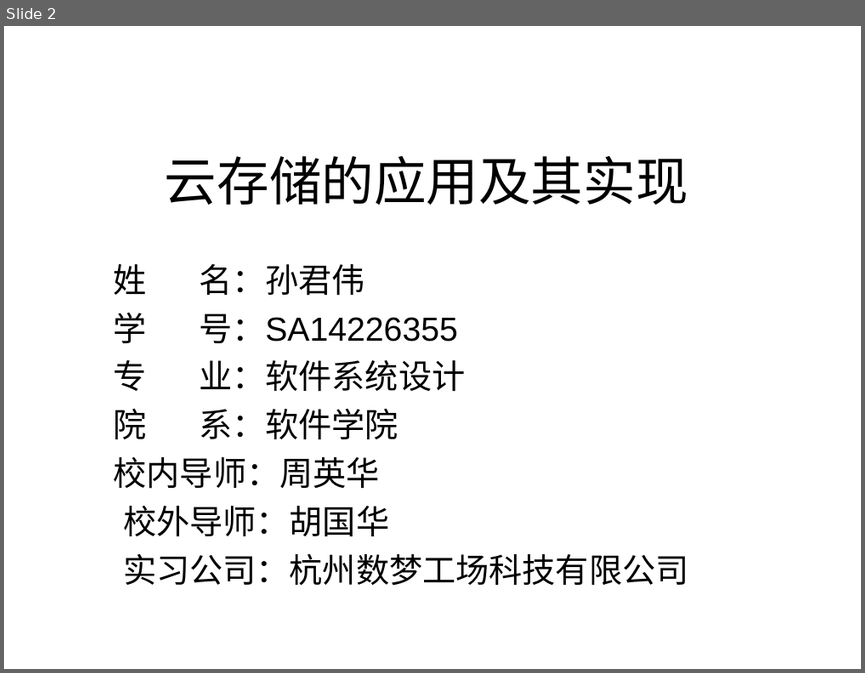
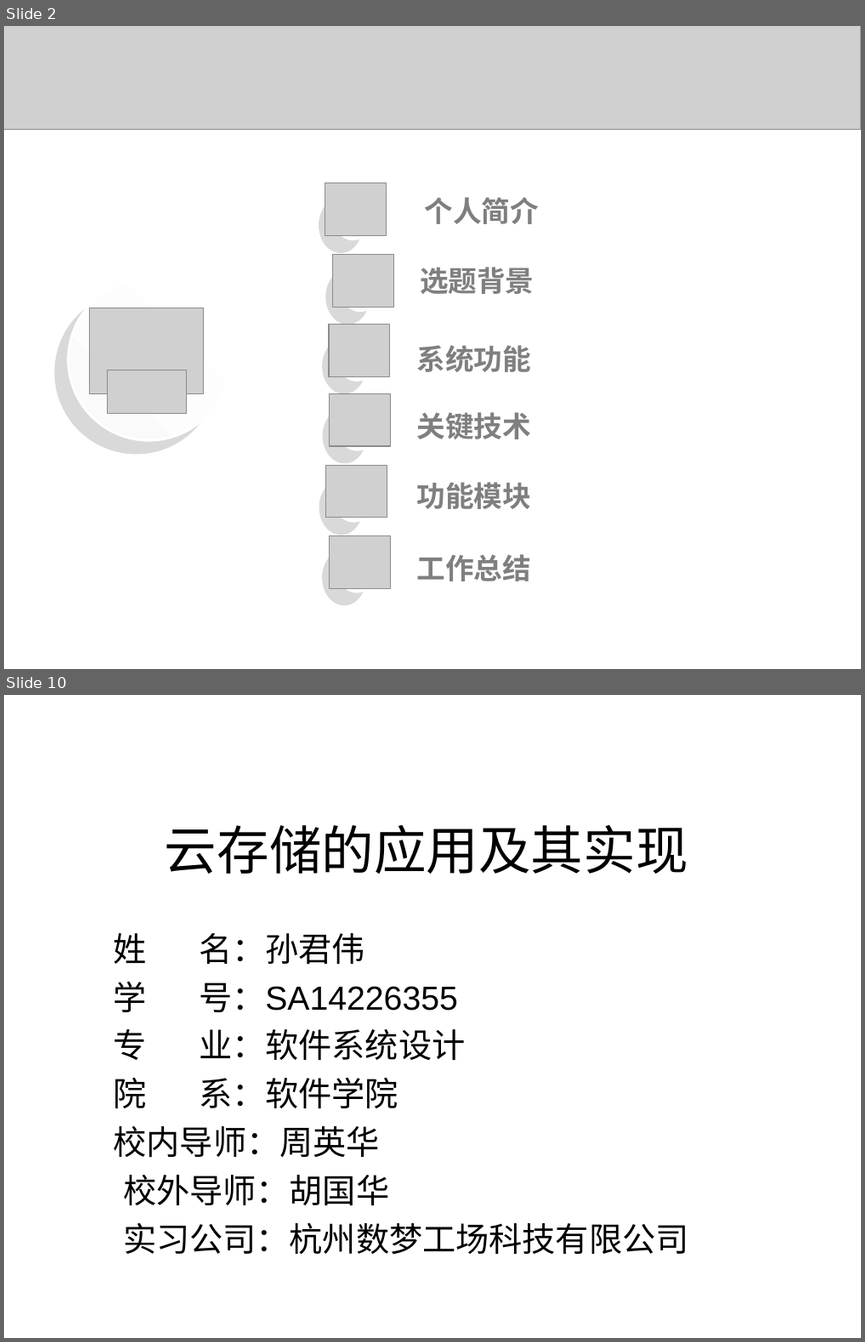
Before and after one commit to liaoliaoanxiao/mediumRepy, a slide deck: 论文/SA14226355孙君伟答辩.ppt. Shown one above the other, each under a label of ours: slide 2 before the commit, slides 2 and 10 after it; the slides between them are not shown. The pictures are 865x673 and 865x1342 pixels, drawn with LibreOffice and Linux fonts; fonts in the diff are those of the drawing; grey boxes stand for pictures; background and template pictures are left out. Boxes give left, top, right and bottom in pixels: in the first picture for what was removed or moved away, otherwise in the second. Text is boxed around its words. In the diff, an @@ line names an element or a change of style, - is before the commit and + after.

```diff
--- a/论文/SA14226355孙君伟答辩.ppt
+++ b/论文/SA14226355孙君伟答辩.ppt
@@ slide 2 added at <box>4,26,861,669</box>, background #FFFFFF @@
@@ picture added at <box>4,26,861,129</box> @@
@@ picture added at <box>325,182,386,235</box> @@
@@ ellipse added at <box>332,186,374,239</box>, fill gradient #FFFFFF to #FAFAFA, outline #FFFFFF 2.01 pt @@
@@ text added at <box>424,197,538,224</box>, 24 pt, text #7F7F7F, bold @@
+个人简介
@@ picture added at <box>332,255,393,307</box> @@
@@ ellipse added at <box>69,278,229,440</box>, fill gradient #FFFFFF to #FAFAFA, outline #FFFFFF 2.01 pt @@
@@ ellipse added at <box>339,257,381,311</box>, fill gradient #FFFFFF to #FAFAFA, outline #FFFFFF 2.01 pt @@
@@ text added at <box>420,267,534,294</box>, 24 pt, text #7F7F7F, bold @@
+选题背景
@@ picture added at <box>90,307,203,393</box> @@
@@ picture added at <box>329,324,390,377</box> @@
@@ ellipse added at <box>336,327,377,380</box>, fill gradient #FFFFFF to #FAFAFA, outline #FFFFFF 2.01 pt @@
@@ text added at <box>417,345,531,372</box>, 24 pt, text #7F7F7F, bold @@
+系统功能
@@ picture added at <box>108,369,187,413</box> @@
@@ picture added at <box>330,393,391,446</box> @@
@@ ellipse added at <box>336,396,378,449</box>, fill gradient #FFFFFF to #FAFAFA, outline #FFFFFF 2.01 pt @@
@@ text added at <box>417,412,531,439</box>, 24 pt, text #7F7F7F, bold @@
+关键技术
@@ picture added at <box>326,465,387,517</box> @@
@@ ellipse added at <box>333,468,375,522</box>, fill gradient #FFFFFF to #FAFAFA, outline #FFFFFF 2.01 pt @@
@@ text added at <box>417,482,531,509</box>, 24 pt, text #7F7F7F, bold @@
+功能模块
@@ picture added at <box>329,535,391,588</box> @@
@@ ellipse added at <box>336,539,377,591</box>, fill gradient #FFFFFF to #FAFAFA, outline #FFFFFF 2.01 pt @@
@@ text added at <box>417,554,531,581</box>, 24 pt, text #7F7F7F, bold @@
+工作总结
@@ what was slide 2 is now slide 10 @@
```
Also in this commit, not shown: 1 slide changed, 7 other slides added, 3 slides removed.
